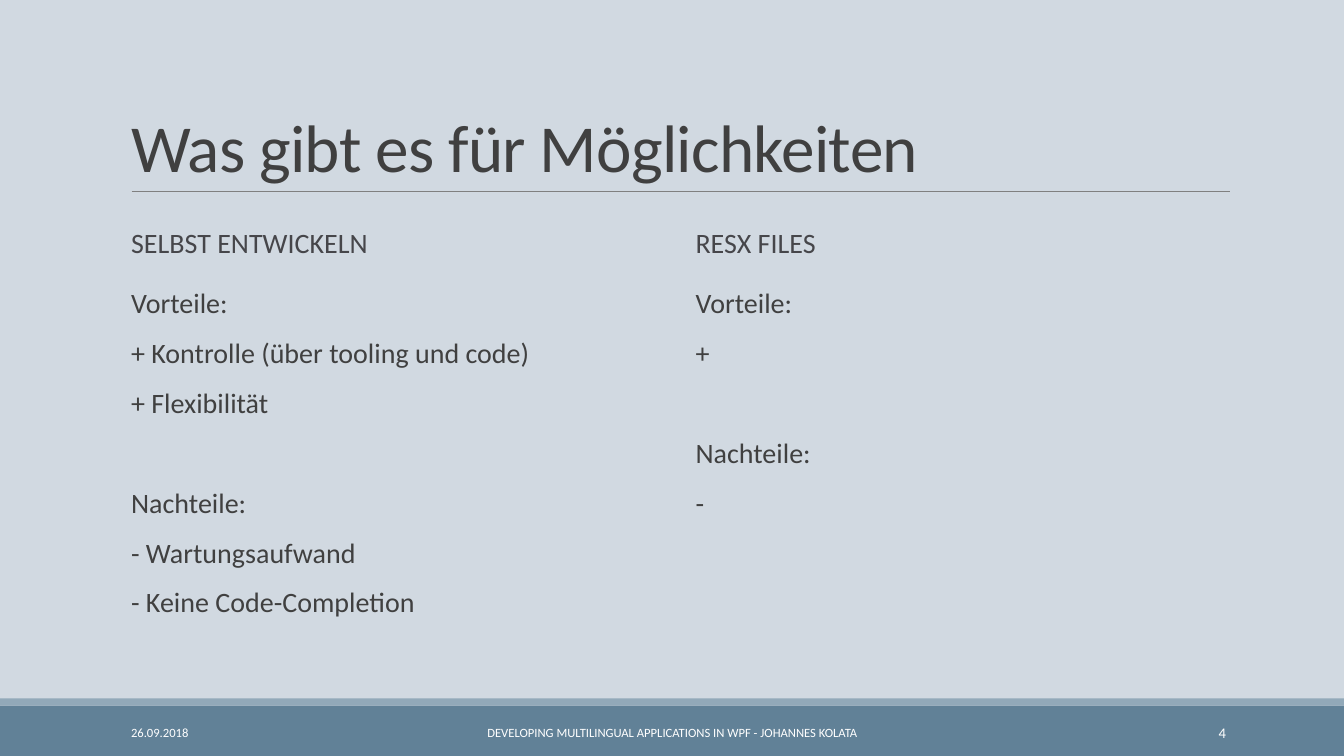
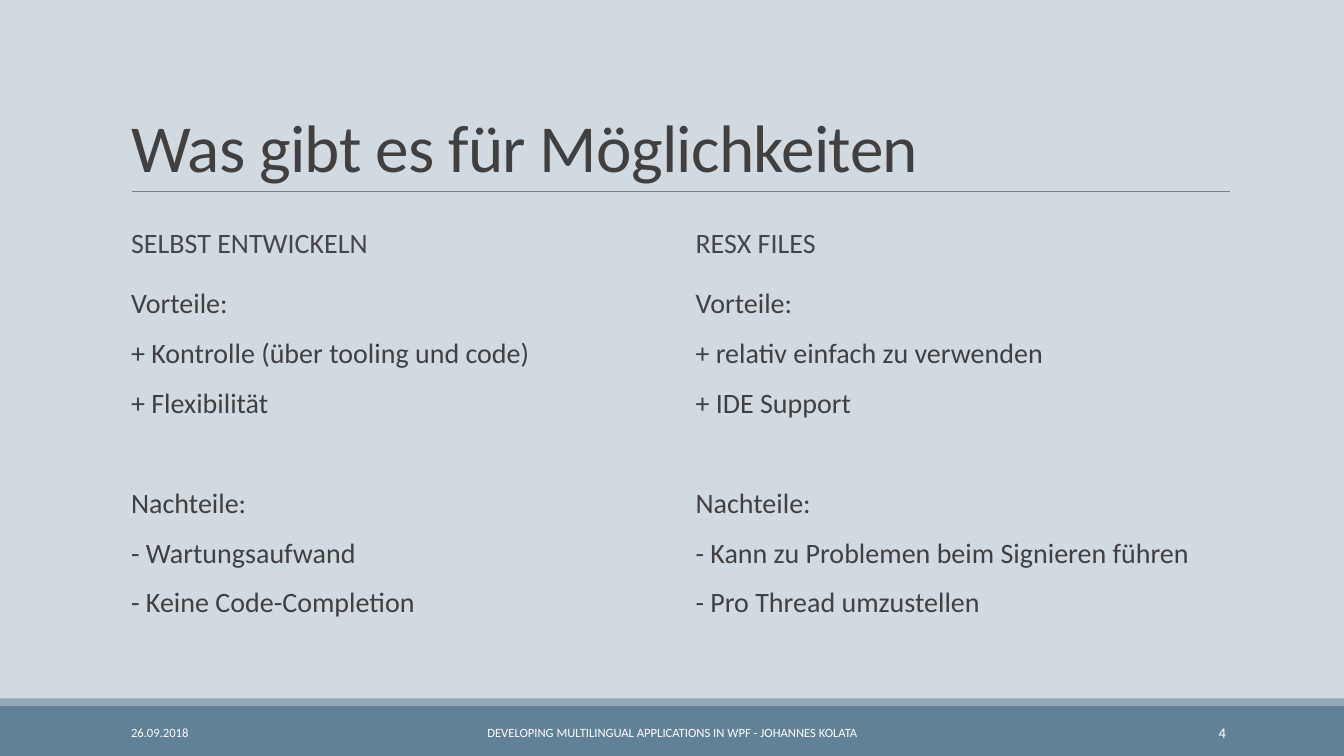
Before and after one commit to Wr4thon/C-Sharp_Usergroup, a slide deck: slide 4 of 20180926/Developing multilingual Applikations in WPF.pptx. Drawn at 1344x756 pixels with LibreOffice and Linux fonts; fonts in the diff are those of the drawing. Boxes give left, top, right and bottom in pixels: in the first picture for what was removed or moved away, otherwise in the second. Text is boxed around its words. In the diff, an @@ line names an element or a change of style, - is before the commit and + after.

```diff
--- a/20180926/Developing multilingual Applikations in WPF.pptx
+++ b/20180926/Developing multilingual Applikations in WPF.pptx
@@ text at (x1=716, y1=343, x2=1043, y2=418): text changed @@
-  +
+  + relativ einfach zu verwenden
+  + IDE Support
@@ text at (x1=710, y1=543, x2=1189, y2=612): text changed @@
-  -
+  - Kann zu Problemen beim Signieren führen
+  - Pro Thread umzustellen
```
Also in this commit, not shown: 4 other slides changed.
